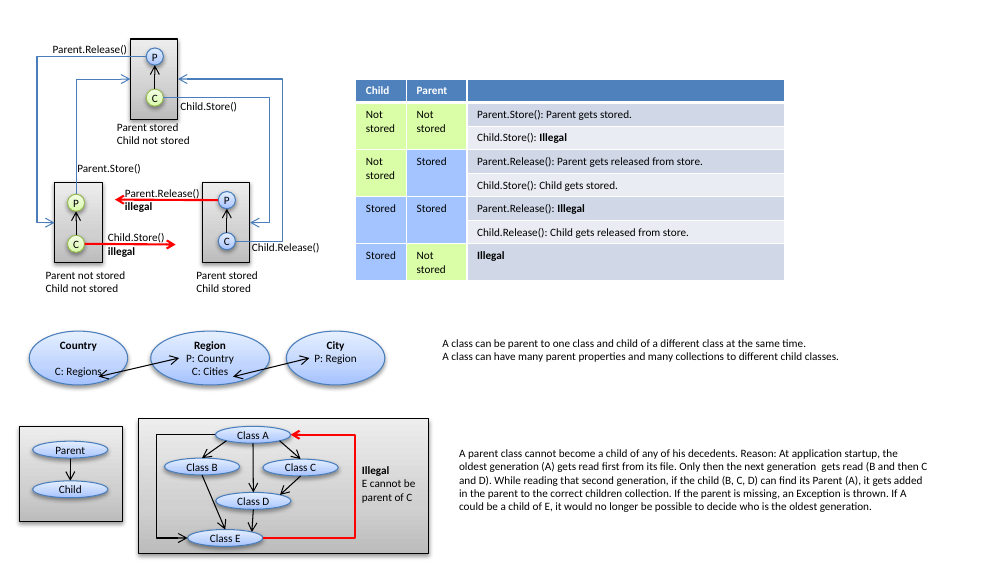
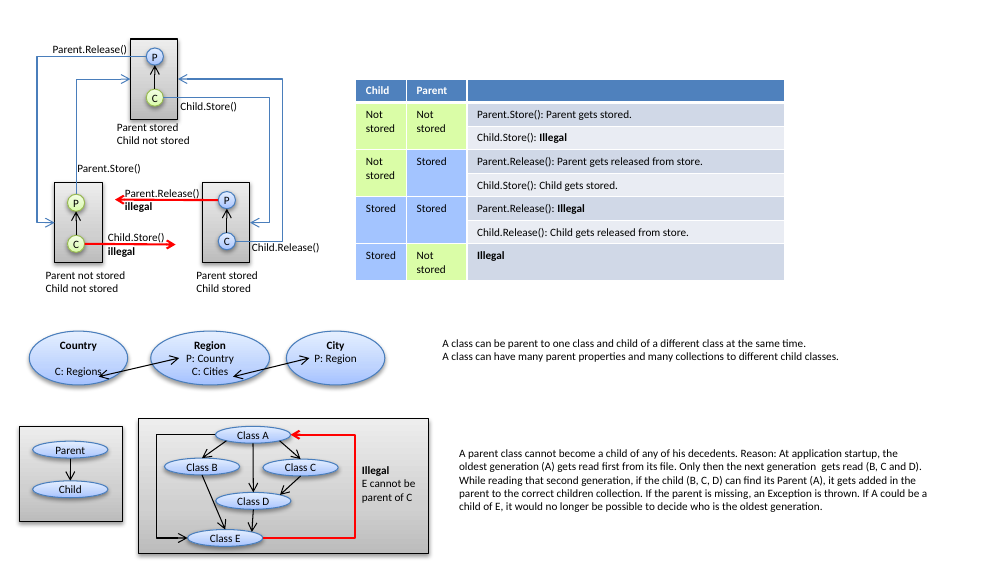
Before and after one commit to PeterHuberSg/Storage, a slide deck: slide 3 of Design.pptx. Drawn at 1008x567 pixels with LibreOffice and Linux fonts; fonts in the diff are those of the drawing. Boxes give left, top, right and bottom in pixels: in the first picture for what was removed or moved away, otherwise in the second. Text is boxed around its words. In the diff, an @@ line names an element or a change of style, - is before the commit and + after.

```diff
--- a/Design.pptx
+++ b/Design.pptx
@@ text at <box>459,449,927,512</box>: text changed @@
-A parent class cannot become a child of any of his decedents. Reason: At application startup, the oldest generation (A) gets read first from its file. Only then the next generation gets read (B and then C and D). While reading that second generation, if the child (B, C, D) can find its Parent (A), it gets added in the parent to the correct children collection. If the parent is missing, an Exception is thrown. If A could be a child of E, it would no longer be possible to decide who is the oldest generation.
+A parent class cannot become a child of any of his decedents. Reason: At application startup, the oldest generation (A) gets read first from its file. Only then the next generation gets read (B, C and D). While reading that second generation, if the child (B, C, D) can find its Parent (A), it gets added in the parent to the correct children collection. If the parent is missing, an Exception is thrown. If A could be a child of E, it would no longer be possible to decide who is the oldest generation.
```
Also in this commit, not shown: 4 other slides changed, 1 other file.
